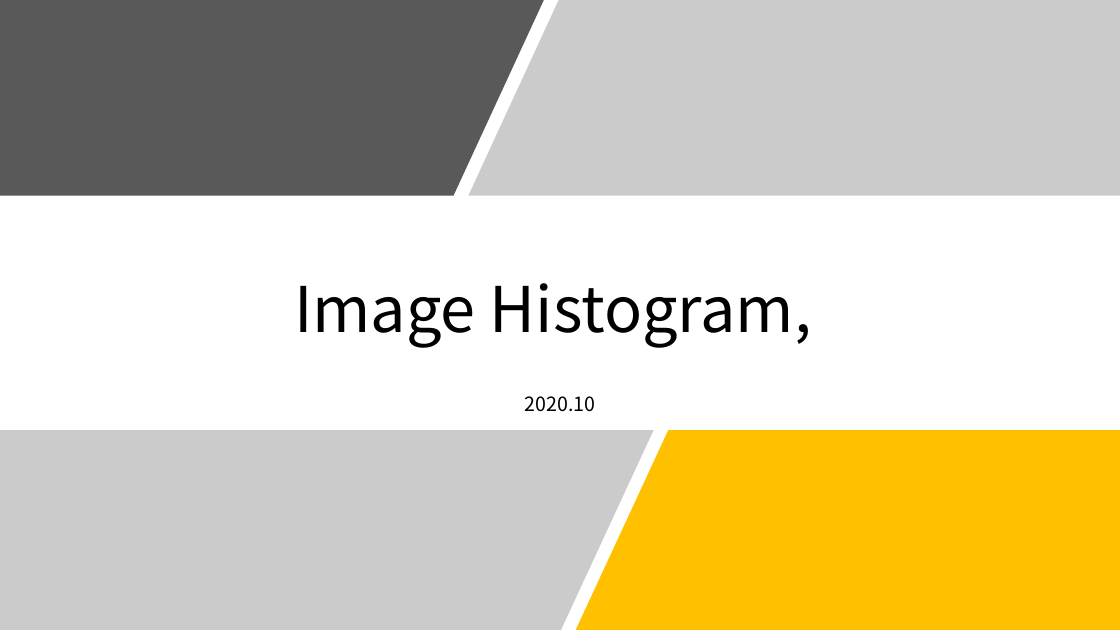
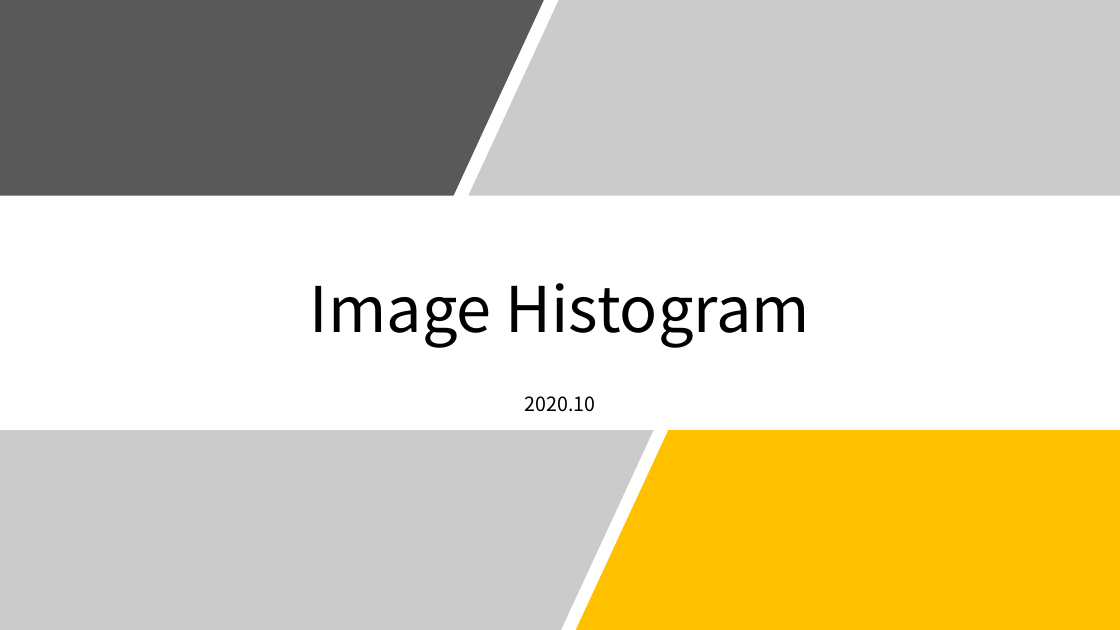
Before and after one commit to limax2008/Image-Processing-class2020, a slide deck: slide 1 of PPT/9th_class_imgeHistogram.pptx. Drawn at 1120x630 pixels with LibreOffice and Linux fonts; fonts in the diff are those of the drawing. Boxes give left, top, right and bottom in pixels: in the first picture for what was removed or moved away, otherwise in the second. Text is boxed around its words. In the diff, an @@ line names an element or a change of style, - is before the commit and + after.

```diff
--- a/PPT/9th_class_imgeHistogram.pptx
+++ b/PPT/9th_class_imgeHistogram.pptx
@@ title at <box>310,283,810,347</box>: text changed @@
-Image Histogram,
+Image Histogram
```
Also in this commit, not shown: 10 other slides changed, 3 other files.
